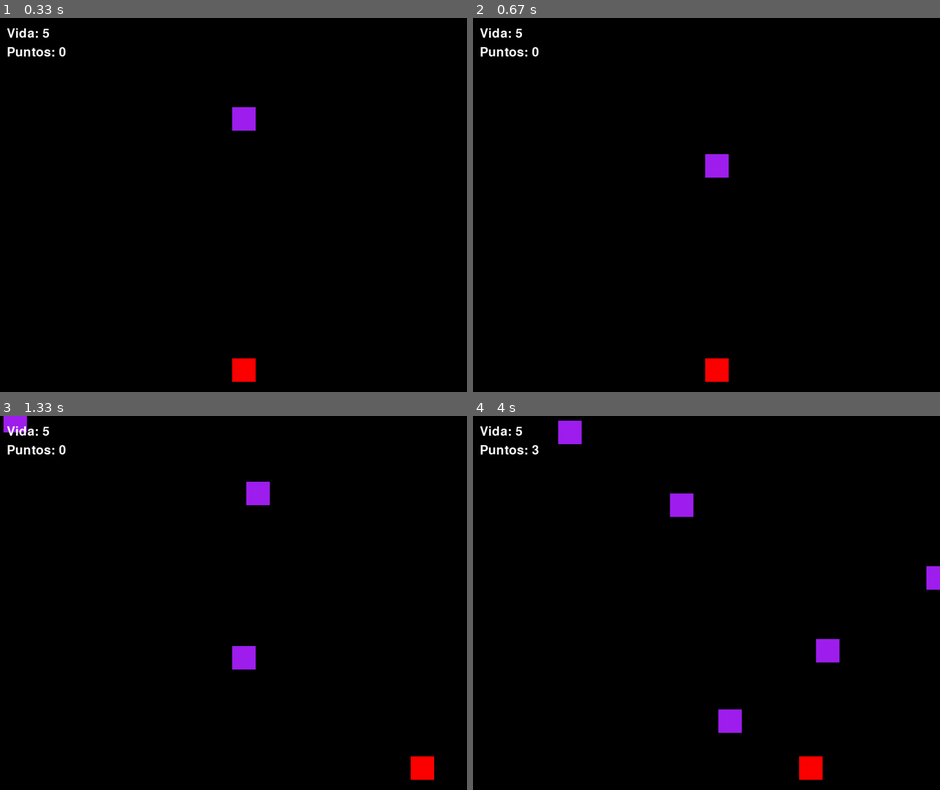
Above: before the commit, frames 1-4 (two rows, left to right).
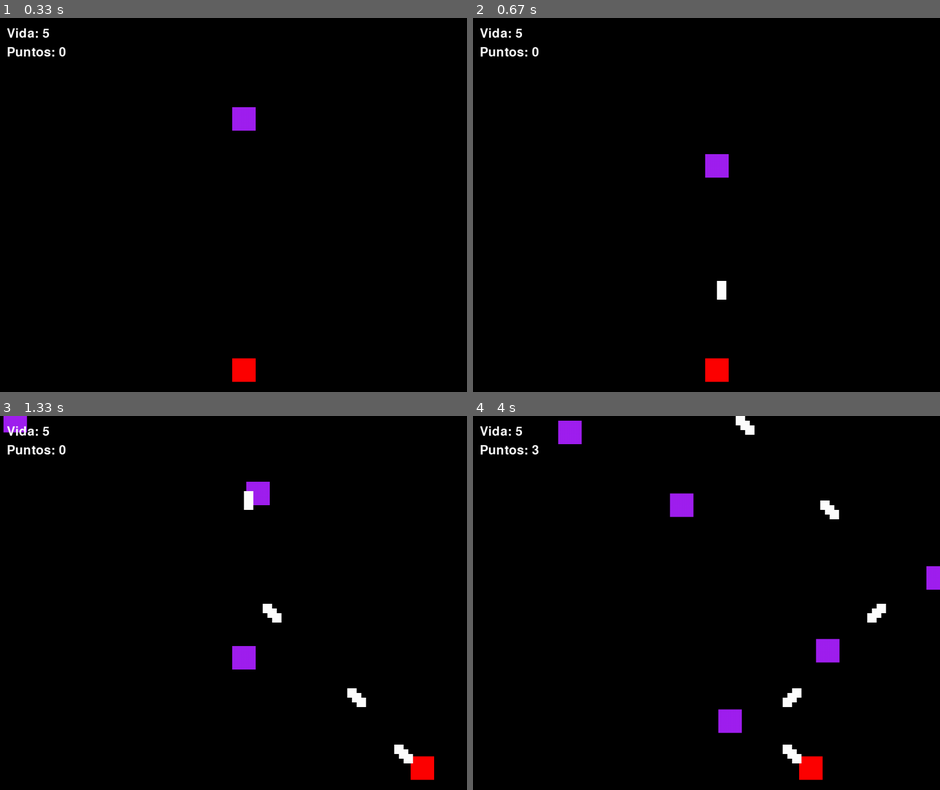
Above: after the commit, the same moments.

Repository: jocsanmj/Pygame
Game: pygame game, started from Game/pygame1.py
Two runs of this game, one before a commit and one after it. Both use one fixed random seed, a clock stepped at 60 frames per second and the inputs below.
Inputs:
- Up to frame 1 (0.33 s): no input
- Up to frame 2 (0.67 s): tap Space at 0.33 s
- Up to frame 3 (1.33 s): hold D 0.67-1.13 s; tap Space at 0.73, 1.03, 1.23 s; hold D from 1.17 s (still down)
- Up to frame 4 (4 s): tap Space at 1.53, 1.73, 2.03, 2.3, 2.6, 2.73, 3.03, 3.4, 3.7, 3.9 s; release D at 1.63 s; hold A 1.67-2.2 s; hold A 2.23-2.63 s; hold D 2.67-3.3 s; hold A 3.33-3.8 s; hold D from 3.83 s (still down)

Frame 1 is identical in both runs. In frame 2, 0.1% of the frame differs, in the area x 52-55%, y 70-76%; in frame 3, 0.5%; in frame 4, 0.7%, in the area x 56-89%, y 0-93%.

Commit message:
ci: creation of the Bullets class to create them and be able to shoot with the character

Diff:
--- /dev/null
+++ b/Game/bala.py
@@ -0,0 +1,27 @@
+import pygame  # Importa el módulo pygame para manejar gráficos y eventos.
+
+# Define la clase Bala.
+class Bala:
+    def __init__(self, x, y):
+        # Inicializa las propiedades de la bala.
+        self.x = x  # Posición en el eje X.
+        self.y = y  # Posición en el eje Y.
+        self.ancho = 20  # Ancho de la bala.
+        self.alto = 20  # Alto de la bala.
+        self.velocidad = 10  # Velocidad de la bala.
+        self.color = "white"  # Color de la bala.
+
+        # Crea un rectángulo para representar la bala en pantalla.
+        self.rect = pygame.Rect(self.x, self.y, self.ancho, self.alto)
+
+    # Método para dibujar la bala en la ventana.
+    def dibujar(self, ventana):
+        # Actualiza la posición del rectángulo con las coordenadas actuales de la bala.
+        self.rect = pygame.Rect(self.x, self.y, self.ancho, self.alto)
+
+        # Dibuja un rectángulo en la ventana con las propiedades de la bala.
+        pygame.draw.rect(ventana, self.color, self.rect)
+
+    # Método para mover la bala hacia arriba.
+    def movimiento(self):
+        self.y -= self.velocidad  # Disminuye la coordenada Y para mover el enemigo hacia arriba.
--- a/Game/pygame1.py
+++ b/Game/pygame1.py
@@ -2,6 +2,7 @@
 import random  # Importa el módulo random para generar posiciones aleatorias de los enemigos.
 from personaje import Cubo  # Importa la clase Cubo desde el archivo 'personaje.py'.
 from enemigo import Enemigo  # Importa la clase Enemigo desde el archivo 'enemigo.py'.
+from bala import Bala #Importa la clase Bala desde el archivo 'bala.py'.
 pygame.init() # Inicializa todos los módulos de Pygame.
 
 # Definir el tamaño de la ventana.
@@ -20,6 +21,7 @@
 tiempo_entre_enemigos = 500  # Intervalo entre la aparición de nuevos enemigos en milisegundos.
 cubo = Cubo(ANCHO/2, ALTO-75)  # Crea una instancia de la clase Cubo en la posición (100, 100).
 enemigos = []  # Lista para almacenar enemigos.
+balas = [] # Lista para almacenar las balas
 
 # Añade un enemigo en el centro de la parte superior de la ventana.
 enemigos.append(Enemigo(ANCHO / 2, 100))  # Crea una instancia de la clase Enemigo en la posición (ANCHO/2, 100).
@@ -38,6 +40,13 @@
     # Si se presiona 'D', el cubo se mueve hacia la derecha.
     if teclas[pygame.K_d]:
         cubo.x += cubo.velocidad  # Aumenta la coordenada X para mover el cubo a la derecha.
+    # Si se preciona 'Espacio' se creara una bala
+    if teclas[pygame.K_SPACE]:
+        crear_bala() #Llamar a la funcion que hace que se creen las balas
+
+# Definimos la funcion que creara las balas
+def crear_bala():
+    balas.append(Bala(cubo.rect.centerx, cubo.rect.centery))
 
 # Bucle principal del juego, se ejecuta mientras el jugador tenga vidas.
 while jugando and vidas > 0:
@@ -84,9 +93,14 @@
             print(f"Te quedan {vidas} Vidas")  # Muestra el número de vidas restantes.
             enemigos.remove(enemigo)  # Elimina al enemigo que colisionó.
 
-        if enemigo.y + enemigo.alto > ALTO:
-            puntos += 1
-            enemigos.remove(enemigo)
+        if enemigo.y + enemigo.alto > ALTO: #Si el enemigo pasa debajo de la pantalla
+            puntos += 1 #Sumamos un punto
+            enemigos.remove(enemigo) #Eiminamos el cuadro enemigo para dar el punto al jugador
+
+    # Dibuja todas las balas
+    for bala in balas:
+        bala.dibujar(VENTANA) #Dibuja cada bala en el cubo
+        bala.movimiento()# Actualiza las posiciones de las balas
 
     # Dibuja el texto de vidas en la pantalla.
     VENTANA.blit(texto_vida, (20,20)) # Muestra el número de vidas en la parte superior izquierda.
